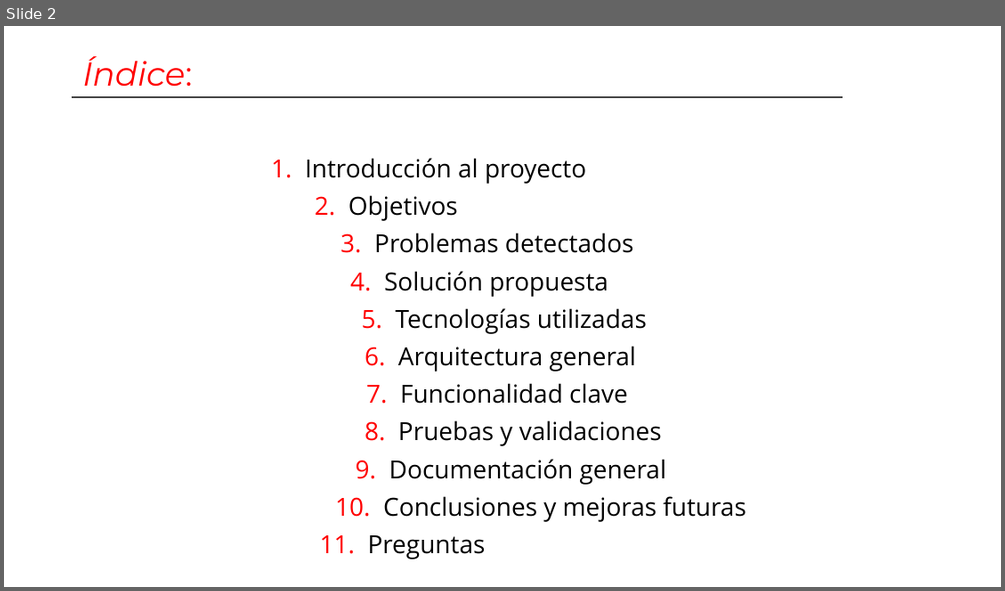
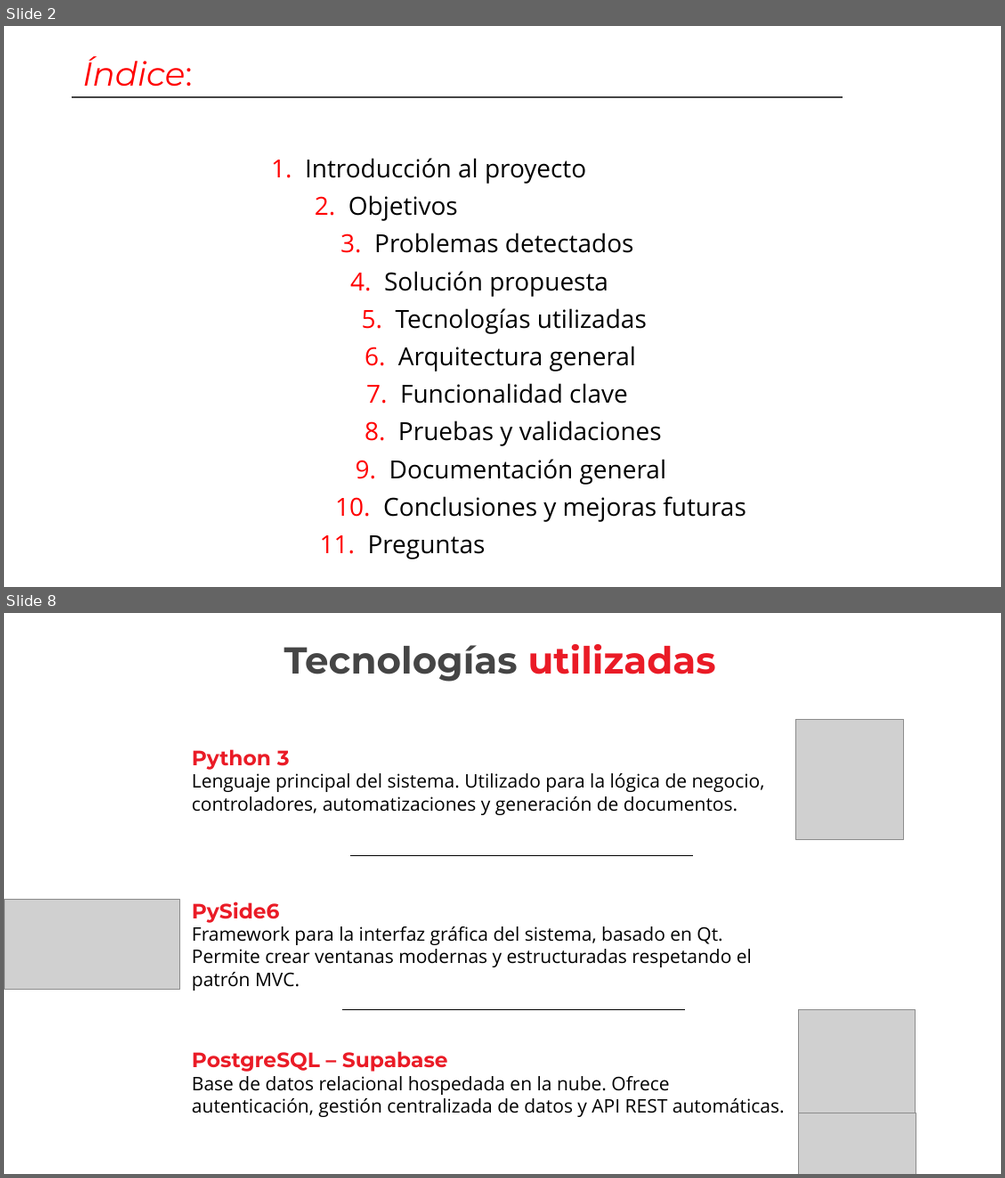
Before and after one commit to AlvaroGT17/PFDG, a slide deck: Documentacion/Presentacion power point/ReyBoxes - Sistema de Gestión de Taller Mecánico.pptx. Shown one above the other, each under a label of ours: slide 2 before the commit, slides 2 and 8 after it; the slides between them are not shown. The pictures are 1005x591 and 1005x1178 pixels, drawn with LibreOffice and Linux fonts; fonts in the diff are those of the drawing; grey boxes stand for pictures; background and template pictures are left out. Boxes give left, top, right and bottom in pixels: in the first picture for what was removed or moved away, otherwise in the second. Text is boxed around its words. In the diff, an @@ line names an element or a change of style, - is before the commit and + after.

```diff
--- a/Documentacion/Presentacion power point/ReyBoxes - Sistema de Gestión de Taller Mecánico.pptx
+++ b/Documentacion/Presentacion power point/ReyBoxes - Sistema de Gestión de Taller Mecánico.pptx
@@ slide 8 added at box(4, 613, 1001, 1174), background picture (left out) @@
@@ text added at box(284, 644, 716, 682), 36 pt, text #454545, bold @@
+Tecnologías utilizadas
@@ picture added at box(795, 720, 903, 840) @@
@@ text added at box(192, 749, 765, 815), 18 pt, text #000000 @@
+Python 3
+Lenguaje principal del sistema. Utilizado para la lógica de negocio, controladores, automatizaciones y generación de documentos.
@@ line added from (351, 855) to (694, 855), #000000 1 pt @@
@@ picture added at box(4, 899, 179, 989) @@
@@ text added at box(192, 901, 752, 990), 18 pt, text #000000 @@
+PySide6
+Framework para la interfaz gráfica del sistema, basado en Qt. Permite crear ventanas modernas y estructuradas respetando el patrón MVC.
@@ line added from (342, 1009) to (685, 1009), #000000 1 pt @@
@@ picture added at box(799, 1009, 915, 1130) @@
@@ text added at box(192, 1051, 785, 1117), 18 pt, text #000000 @@
+PostgreSQL – Supabase
+Base de datos relacional hospedada en la nube. Ofrece autenticación, gestión centralizada de datos y API REST automáticas.
@@ picture added at box(799, 1113, 915, 1174) @@
```
Also in this commit, not shown: 6 other slides added, 24 other files.
